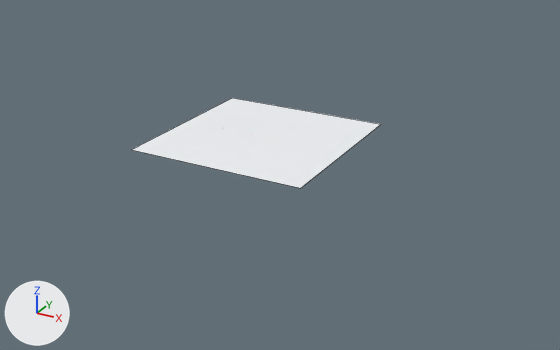
The Blender file Trebuchet_3ft.blend, before and after one commit.
Camera for both pictures: a camera (50 mm lens) standing at (226.0, -344.0, 152.0) and looking at (43.0, -12.0, -15.0). Arrows for +X, +Y and +Z are at lower left; the lights stay in place. The older version comes first. Mesh edges are drawn as thin lines on the coarser meshes.

In view in the first picture: 'Workshop_Floor'.
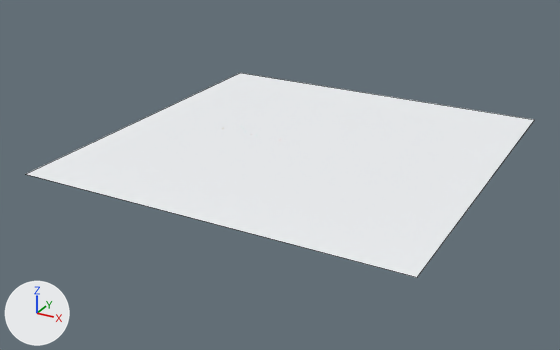
Boxes (x1, y1, x2, y2) around the edits, measured in the pictures (560 x 350 px):
'Workshop_Floor', reshaped, moved (103% wider, 125% taller)
    before: (132, 98, 381, 188)
    after: (27, 73, 534, 277)

Patch to the scene script:
```diff
--- a/Trebuchet_3ft.blend.py
+++ b/Trebuchet_3ft.blend.py
@@ me_plane @@
 # used by ob_workshop_floor; location = (25.0, 0.0, 0.0)
-me_plane.from_pydata(...)  # 4 vertices, 1 face; spans x -50.0..50.0, y -50.0..50.0, z 0.0
-me_plane.vertices[0].co = (-50.0, -50.0, 0.0)  # pixel (131, 149)
-me_plane.vertices[1].co = (50.0, -50.0, 0.0)  # pixel (300, 188)
-me_plane.vertices[2].co = (-50.0, 50.0, 0.0)  # pixel (232, 97)
-me_plane.vertices[3].co = (50.0, 50.0, 0.0)  # pixel (381, 124)
+me_plane.from_pydata(...)  # 4 vertices, 1 face; spans x -100.0..100.0, y -100.0..100.0, z 0.0
+# me_plane part 1
+me_plane.vertices[0].co = (-100.0, -100.0, 0.0)  # pixel (25, 174)
+me_plane.vertices[1].co = (100.0, -100.0, 0.0)  # pixel (417, 277)
+me_plane.vertices[2].co = (-100.0, 100.0, 0.0)  # pixel (240, 72)
+me_plane.vertices[3].co = (100.0, 100.0, 0.0)  # pixel (534, 119)
 me_plane.materials.append(mat_pbr_concrete_floor)
@@ ob_workshop_floor @@
 ob_workshop_floor = bpy.data.objects.new('Workshop_Floor', me_plane)
-ob_workshop_floor.location = (25.0, 0.0, 0.0)
+ob_workshop_floor.location = (50.0, 0.0, 0.0)
```
